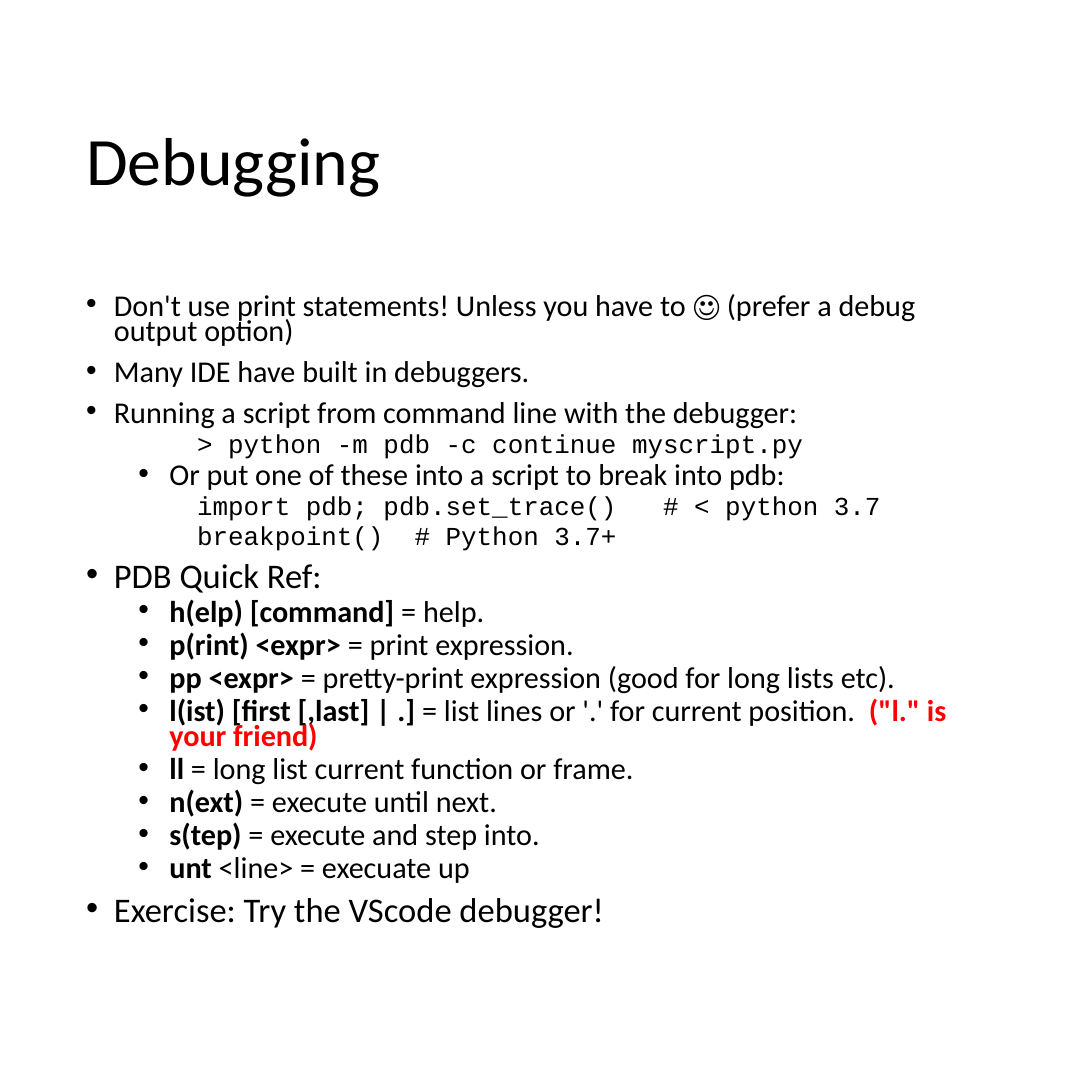
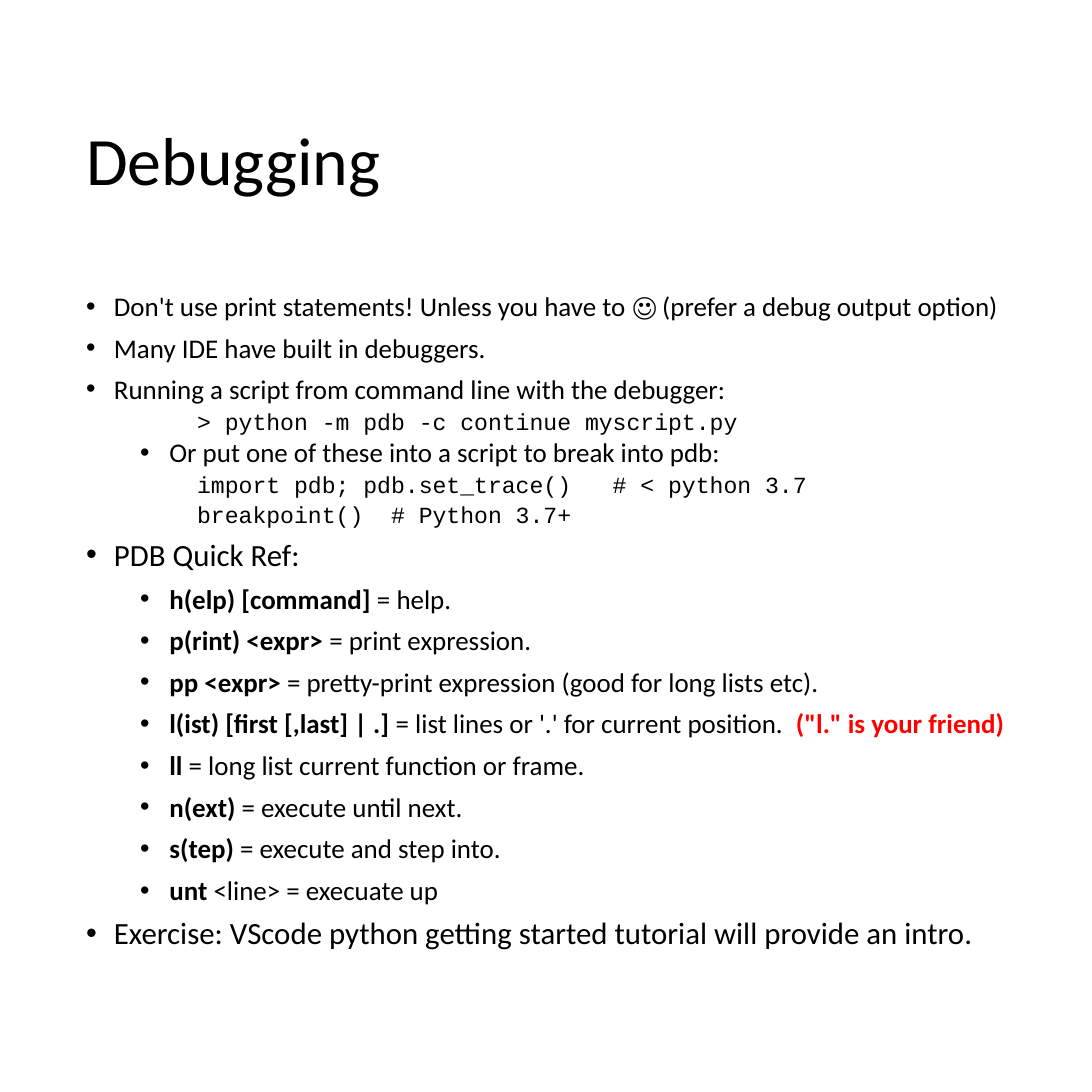
Before and after one commit to mrkbutty/PythonTutButty01, a slide deck: slide 38 of PyTut1_Intro.pptx. Drawn at 1092x1092 pixels with LibreOffice and Linux fonts; fonts in the diff are those of the drawing. Boxes give left, top, right and bottom in pixels: in the first picture for what was removed or moved away, otherwise in the second. Text is boxed around its words. In the diff, an @@ line names an element or a change of style, - is before the commit and + after.

```diff
--- a/PyTut1_Intro.pptx
+++ b/PyTut1_Intro.pptx
@@ text at <box>114,296,1004,905</box>: size 19.6 to 17.5 pt in "Don't use print statements! Unless you have ...", "Many IDE have built in debuggers.", "Running a script from command line with ...", "Or put one of these into a ..." and 8 more places; size 16.8 to 15 pt in "> python -m pdb -c continue myscript.py", "import pdb; pdb.set_trace() # < python 3.7", "breakpoint() # Python 3.7+"; size 22.4 to 20 pt in "PDB Quick Ref:"; indent changed; line spacing 0.7 to 0.8; line spacing 0.7 to 1.05 @@
@@ text at <box>114,922,972,950</box>: text changed; size 22.4 to 20 pt @@
-• Exercise: Try the VScode debugger!
+• Exercise: VScode python getting started tutorial will provide an intro.
```
Also in this commit, not shown: 3 other slides changed, 1 slide added, 3 slides removed, 4 other files.
